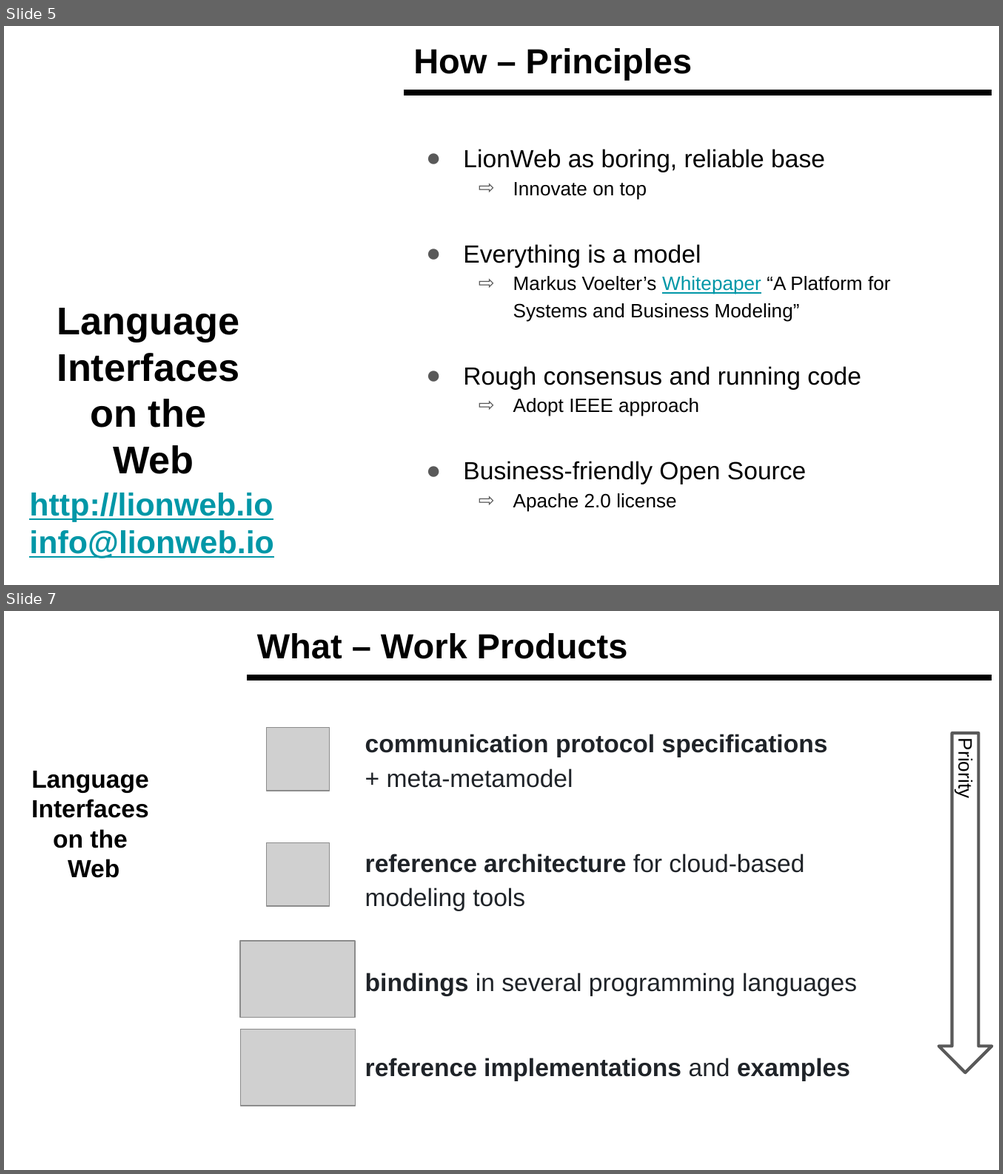
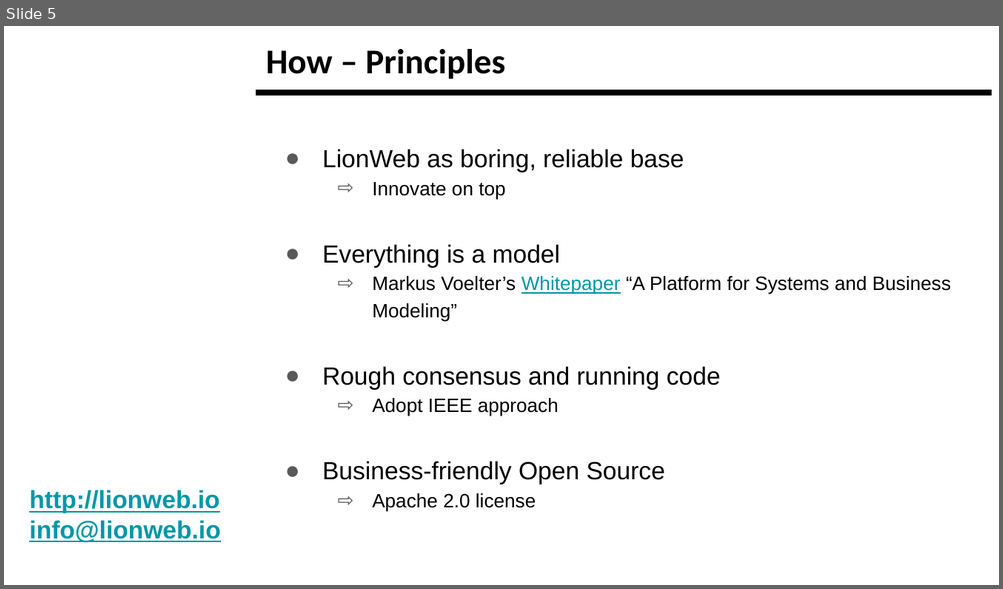
Before and after one commit to LionWeb-io/specification, a slide deck: resources/LangDev Talk.pptx. Shown one above the other, each under a label of ours: slides 5 and 7 before the commit, slide 5 after it; the slides between them are not shown. The pictures are 1003x1174 and 1003x589 pixels, drawn with LibreOffice and Linux fonts; fonts in the diff are those of the drawing; grey boxes stand for pictures; background and template pictures are left out. Boxes give left, top, right and bottom in pixels: in the first picture for what was removed or moved away, otherwise in the second. Text is boxed around its words. In the diff, an @@ line names an element or a change of style, - is before the commit and + after.

```diff
--- a/resources/LangDev Talk.pptx
+++ b/resources/LangDev Talk.pptx
@@ slide 7 removed at <box>4,611,999,1170</box>, background #FFFFFF @@
@@ title removed at <box>257,633,628,659</box> @@
-What – Work Products
@@ line removed from (247, 678) to (992, 678) @@
@@ picture removed at <box>267,727,329,790</box> @@
@@ down arrow removed at <box>938,733,990,1073</box> @@
@@ text removed at <box>954,744,976,797</box> @@
-Priority
@@ text removed at <box>31,771,149,878</box> @@
-Language
-Interfaces
-on the
-Web
@@ picture removed at <box>267,843,329,906</box> @@
@@ text removed at <box>365,854,856,1081</box> @@
-communication protocol specifications
-+ meta-metamodel
-reference architecture for cloud-based modeling tools
-bindings in several programming languages
-reference implementations and examples
@@ picture removed at <box>240,941,354,1018</box> @@
@@ picture removed at <box>241,1030,355,1106</box> @@
@@ slide 5 changed as well @@
@@ title "How – Principles": place and size @@
-title "How – Principles" at <box>413,48,692,80</box>
+title "How – Principles" at <box>266,49,505,79</box>
@@ title "How – Principles" at <box>266,49,505,79</box>: font Arial to Calibri @@
@@ line moved from (404, 93) - (992, 93) to (256, 93) - (992, 93) @@
@@ text "LionWeb as boring, reliable base" rewrapped from <box>463,149,891,512</box> to <box>322,149,950,512</box> @@
@@ text removed at <box>57,308,240,474</box> @@
-Language
-Interfaces
-on the
-Web
@@ text "http://lionweb.io" at <box>29,490,220,543</box>: size 23 to 18 pt @@
```
Also in this commit, not shown: 13 other slides changed, 7 slides added, 5 other slides removed.
